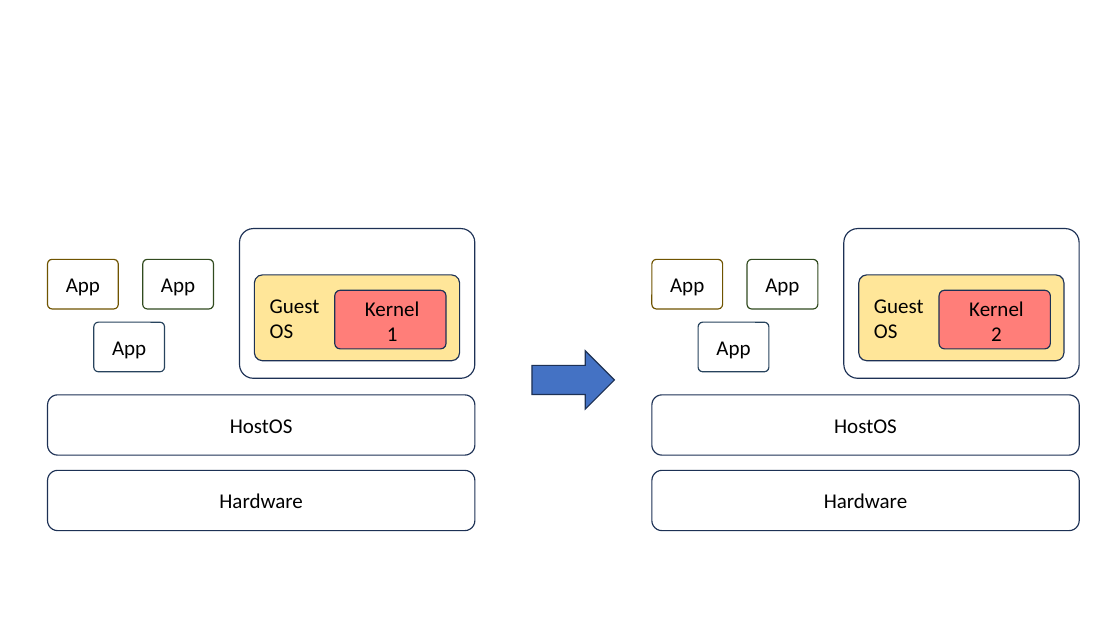
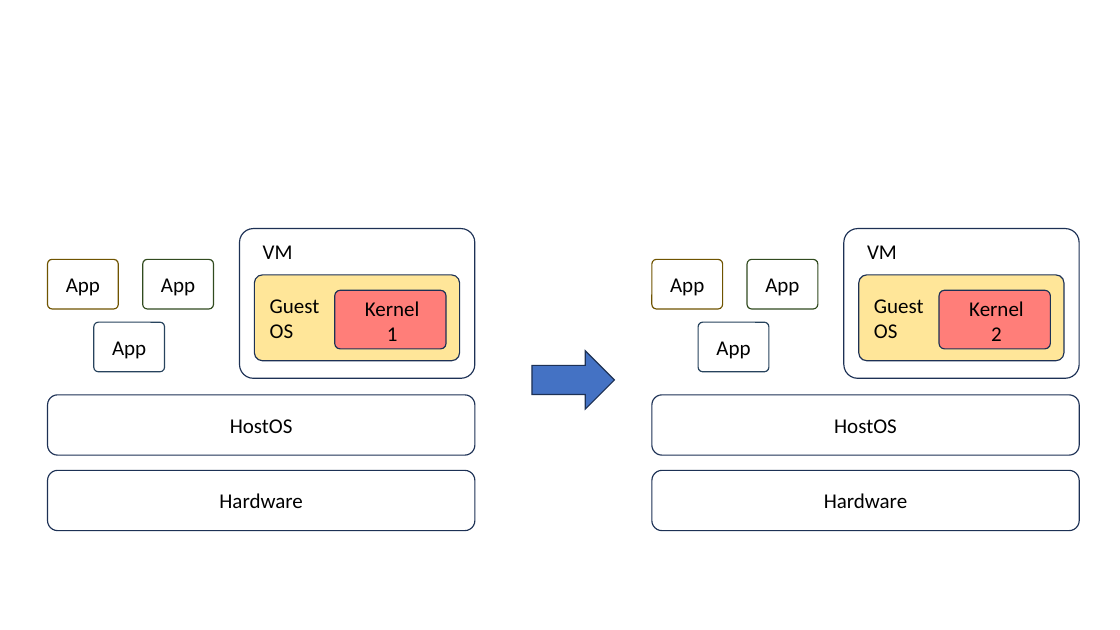
Before and after one commit to kevinsuo/kevinsuo.github.io, a slide deck: slide 1 of teaching/2023Fall/3502/Project/project1.pptx. Drawn at 1120x630 pixels with LibreOffice and Linux fonts; fonts in the diff are those of the drawing. Boxes give left, top, right and bottom in pixels: in the first picture for what was removed or moved away, otherwise in the second. Text is boxed around its words. In the diff, an @@ line names an element or a change of style, - is before the commit and + after.

```diff
--- a/teaching/2023Fall/3502/Project/project1.pptx
+++ b/teaching/2023Fall/3502/Project/project1.pptx
@@ text added at bbox=[263, 245, 293, 259], 18 pt, text #000000 @@
+VM
@@ text added at bbox=[867, 245, 897, 259], 18 pt, text #000000 @@
+VM
```
Also in this commit, not shown: 2 other files.
